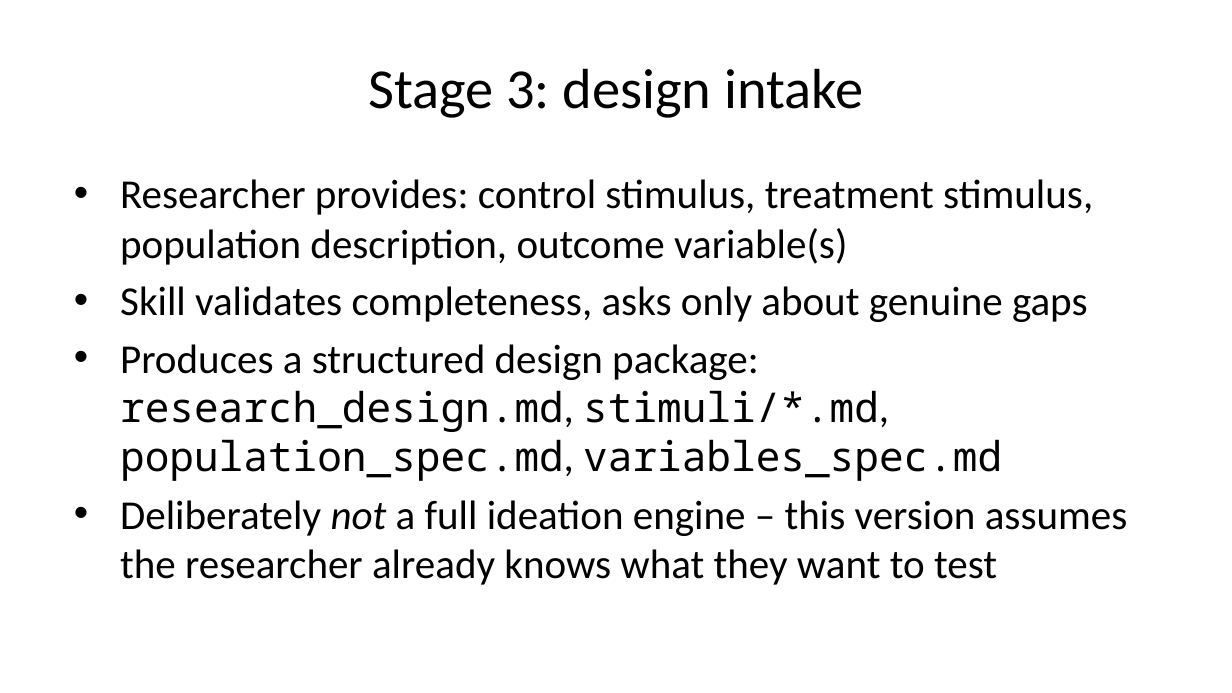
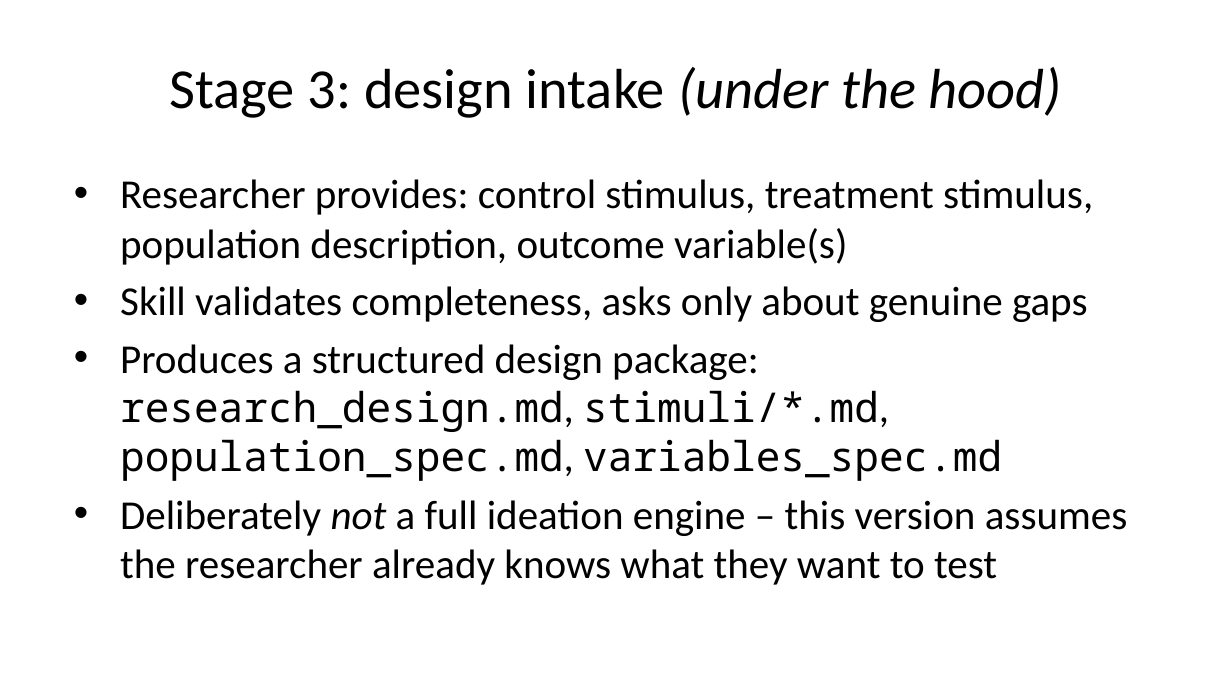
Before and after one commit to prof-stephenshu/behavioral-research-env, a slide deck: slide 14 of presentations/2026-workshop/slides.pptx (slide 11 before the commit). Drawn at 1232x693 pixels with LibreOffice and Linux fonts; fonts in the diff are those of the drawing. Boxes give left, top, right and bottom in pixels: in the first picture for what was removed or moved away, otherwise in the second. Text is boxed around its words. In the diff, an @@ line names an element or a change of style, - is before the commit and + after.

```diff
--- a/presentations/2026-workshop/slides.pptx
+++ b/presentations/2026-workshop/slides.pptx
@@ title at bbox=[170, 67, 1062, 118]: text changed @@
-Stage 3: design intake
+Stage 3: design intake (under the hood)
```
Also in this commit, not shown: 7 other slides changed, 6 slides added, 9 other files.
